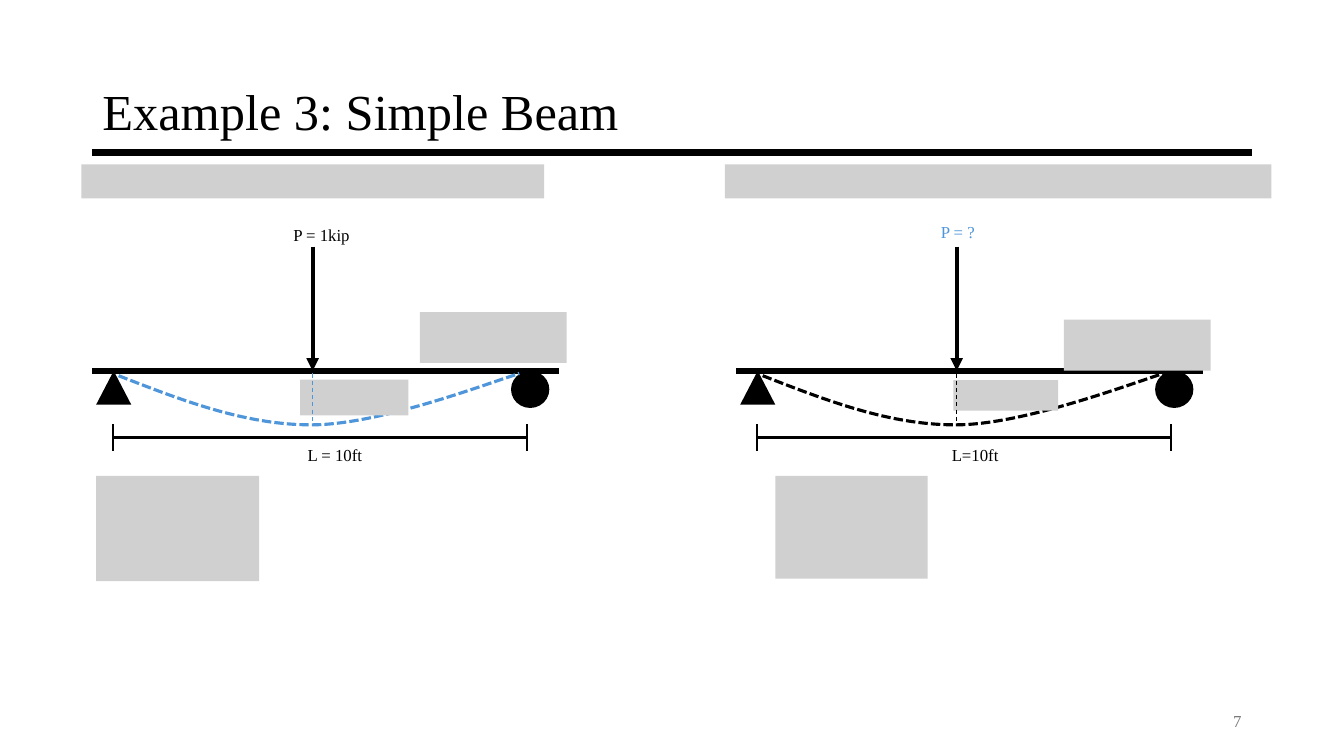
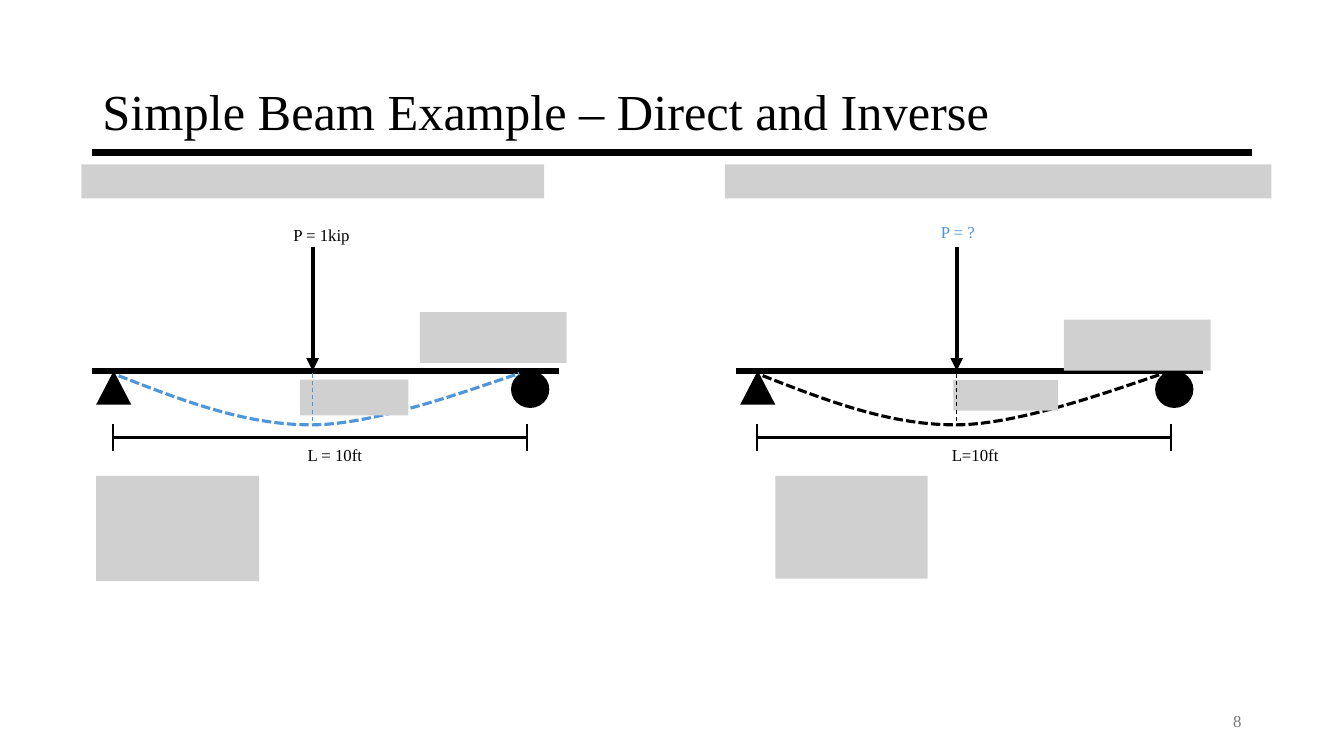
Before and after one commit to jyarch/inverse-mechanics-course, a slide deck: slide 8 of 0-Introduction/0-Introduction.pptx (slide 7 before the commit). Drawn at 1344x756 pixels with LibreOffice and Linux fonts; fonts in the diff are those of the drawing; grey boxes stand for pictures. Boxes give left, top, right and bottom in pixels: in the first picture for what was removed or moved away, otherwise in the second. Text is boxed around its words. In the diff, an @@ line names an element or a change of style, - is before the commit and + after.

Commit message:
Update 0-Introduction.pptx
Update definitions and examples for clarity and conciseness

```diff
--- a/0-Introduction/0-Introduction.pptx
+++ b/0-Introduction/0-Introduction.pptx
@@ title at [102, 95, 989, 141]: text changed @@
-Example 3: Simple Beam
+Simple Beam Example – Direct and Inverse
@@ page number at [1233, 716, 1241, 727]: text changed @@
-7
+8
```
Also in this commit, not shown: 6 other slides changed, 2 slides added, 1 slide removed.
